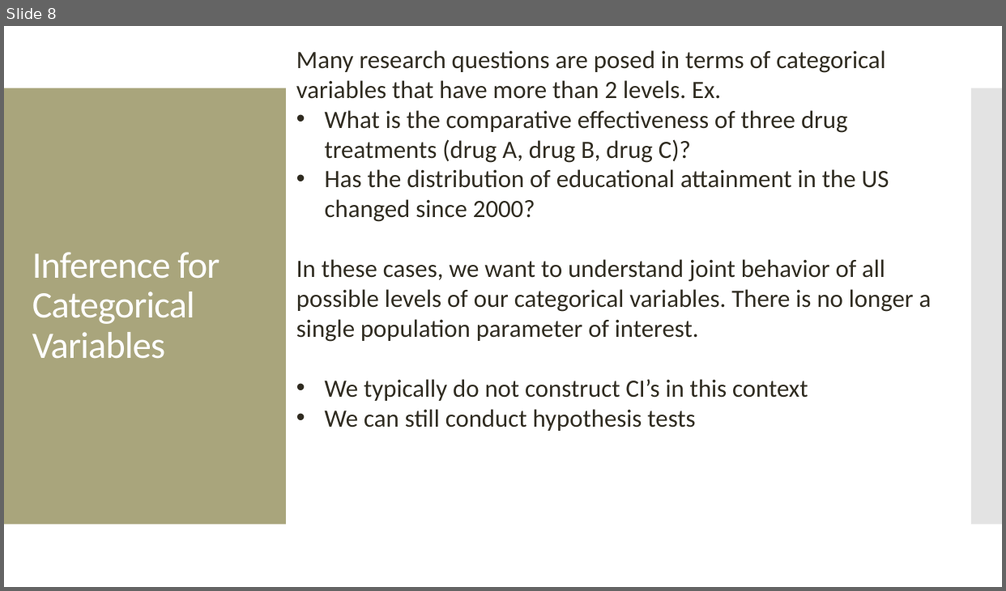
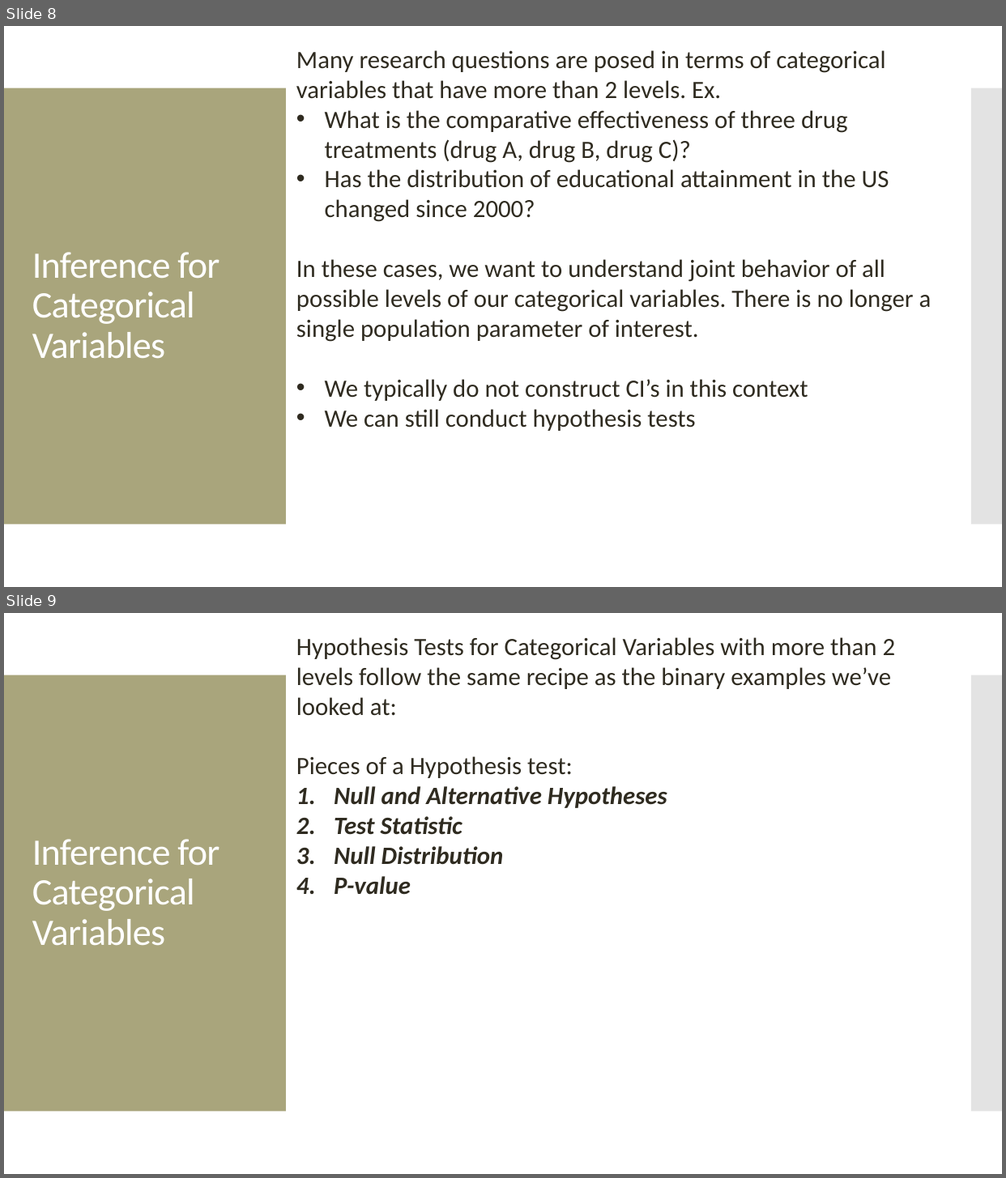
Before and after one commit to amosca01/MATH108-S24, a slide deck: slides/12-categorical-inference-pt2.pptx. Shown one above the other, each under a label of ours: slide 8 before the commit, slides 8 and 9 after it. The pictures are 1006x591 and 1006x1178 pixels, drawn with LibreOffice and Linux fonts; fonts in the diff are those of the drawing. Boxes give left, top, right and bottom in pixels: in the first picture for what was removed or moved away, otherwise in the second. Text is boxed around its words. In the diff, an @@ line names an element or a change of style, - is before the commit and + after.

```diff
--- a/slides/12-categorical-inference-pt2.pptx
+++ b/slides/12-categorical-inference-pt2.pptx
@@ slide 9 added at [4, 613, 1002, 1174], background #FFFFFF; not listed: 2 template elements that a slide beside it also shows @@
@@ text added at [296, 637, 896, 895], 24 pt, text #2F2B20 @@
+Hypothesis Tests for Categorical Variables with more than 2 levels follow the same recipe as the binary examples we’ve looked at:
+Pieces of a Hypothesis test:
+1. Null and Alternative Hypotheses
+2. Test Statistic
+3. Null Distribution
+4. P-value
@@ title added at [32, 839, 219, 946], 36 pt, text #FFFFFF @@
+Inference for Categorical Variables
```
Also in this commit, not shown: 1 slide changed, 16 other slides added, 8 other files.
